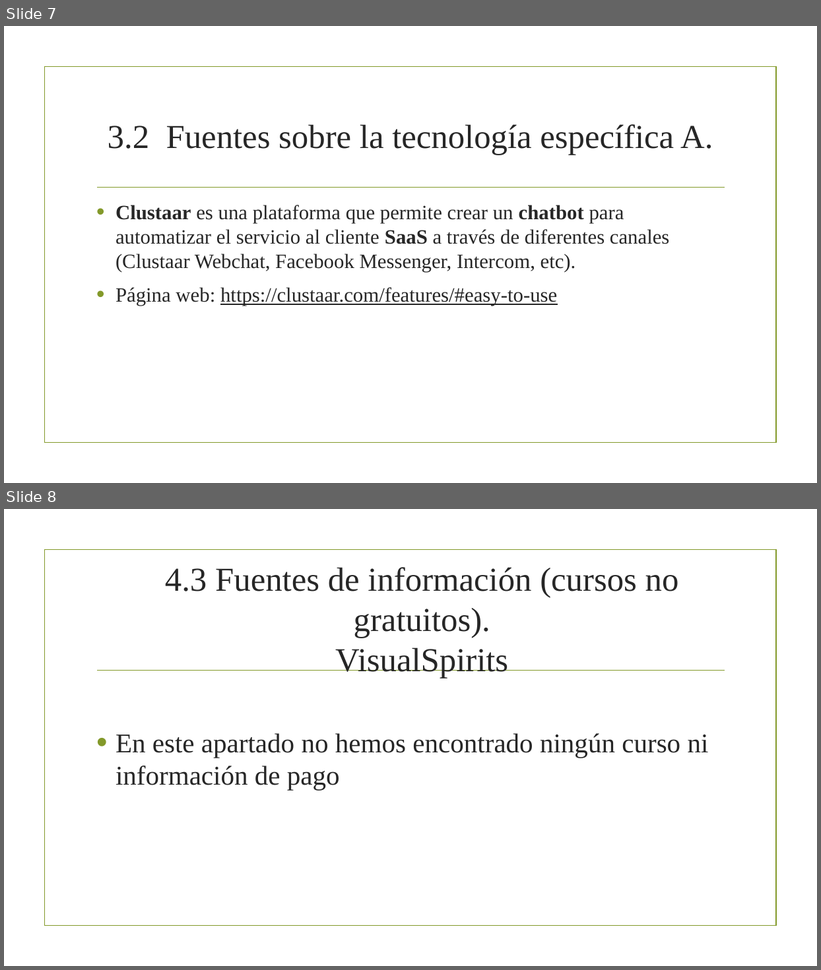
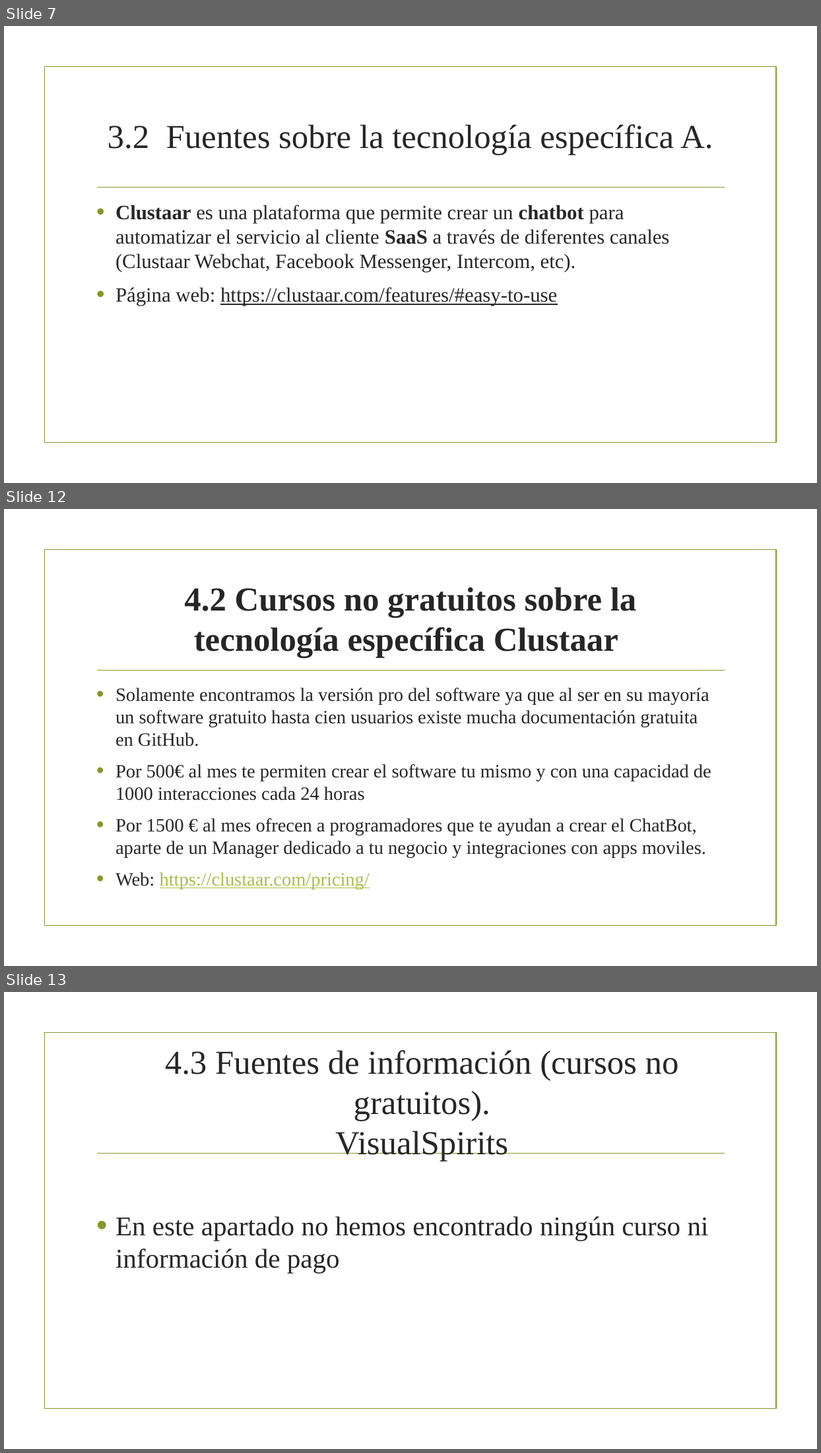
Before and after one commit to RubenDeLuzCalvete/TG1, a slide deck: TG1_final.pptx. Shown one above the other, each under a label of ours: slides 7 and 8 before the commit, slides 7, 12 and 13 after it; the slides between them are not shown. The pictures are 821x970 and 821x1453 pixels, drawn with LibreOffice and Linux fonts; fonts in the diff are those of the drawing; background and template pictures are left out. Boxes give left, top, right and bottom in pixels: in the first picture for what was removed or moved away, otherwise in the second. Text is boxed around its words. In the diff, an @@ line names an element or a change of style, - is before the commit and + after.

```diff
--- a/TG1_final.pptx
+++ b/TG1_final.pptx
@@ slide 12 added at (4, 509, 817, 966), background picture (left out); not listed: 2 template elements that a slide beside it also shows @@
@@ title added at (184, 587, 636, 658), 39.6 pt, text #262626, bold @@
+4.2 Cursos no gratuitos sobre la tecnología específica Clustaar
@@ text added at (116, 688, 712, 890), 22.2 pt, text #262626 @@
+• Solamente encontramos la versión pro del software ya que al ser en su mayoría un software gratuito hasta cien usuarios existe mucha documentación gratuita en GitHub.
+• Por 500€ al mes te permiten crear el software tu mismo y con una capacidad de 1000 interacciones cada 24 horas
+• Por 1500 € al mes ofrecen a programadores que te ayudan a crear el ChatBot, aparte de un Manager dedicado a tu negocio y integraciones con apps moviles.
+• Web: https://clustaar.com/pricing/
@@ what was slide 8 is now slide 13 @@
```
Also in this commit, not shown: 4 other slides added.
